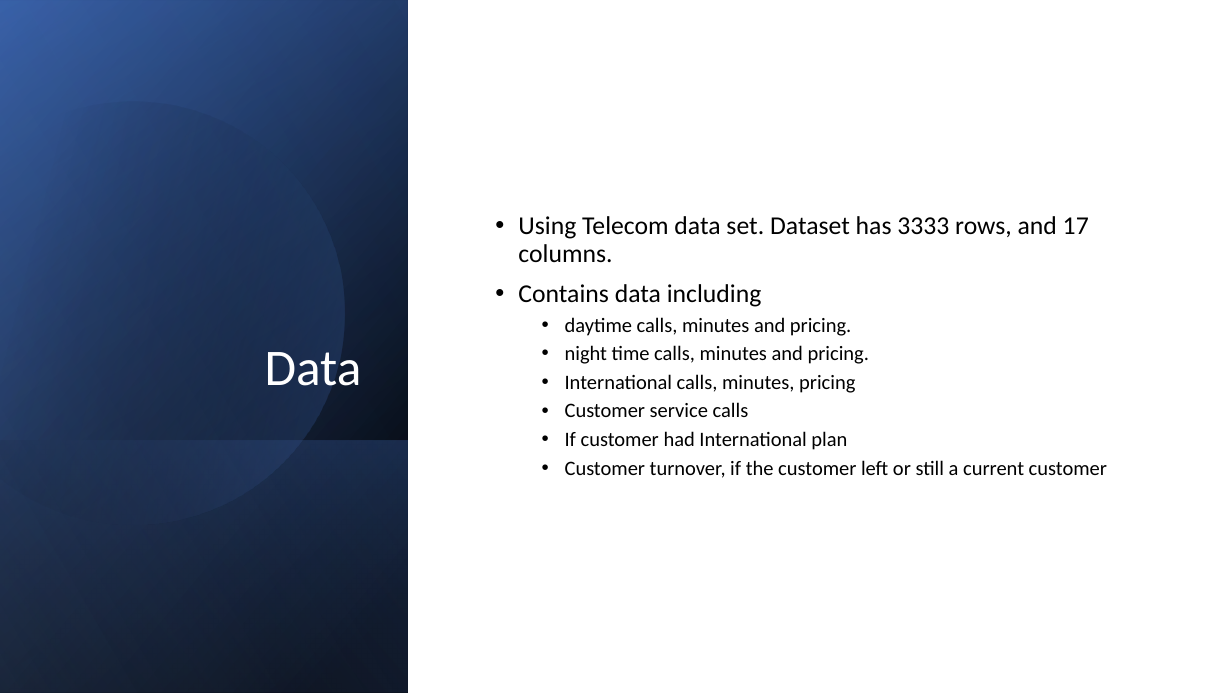
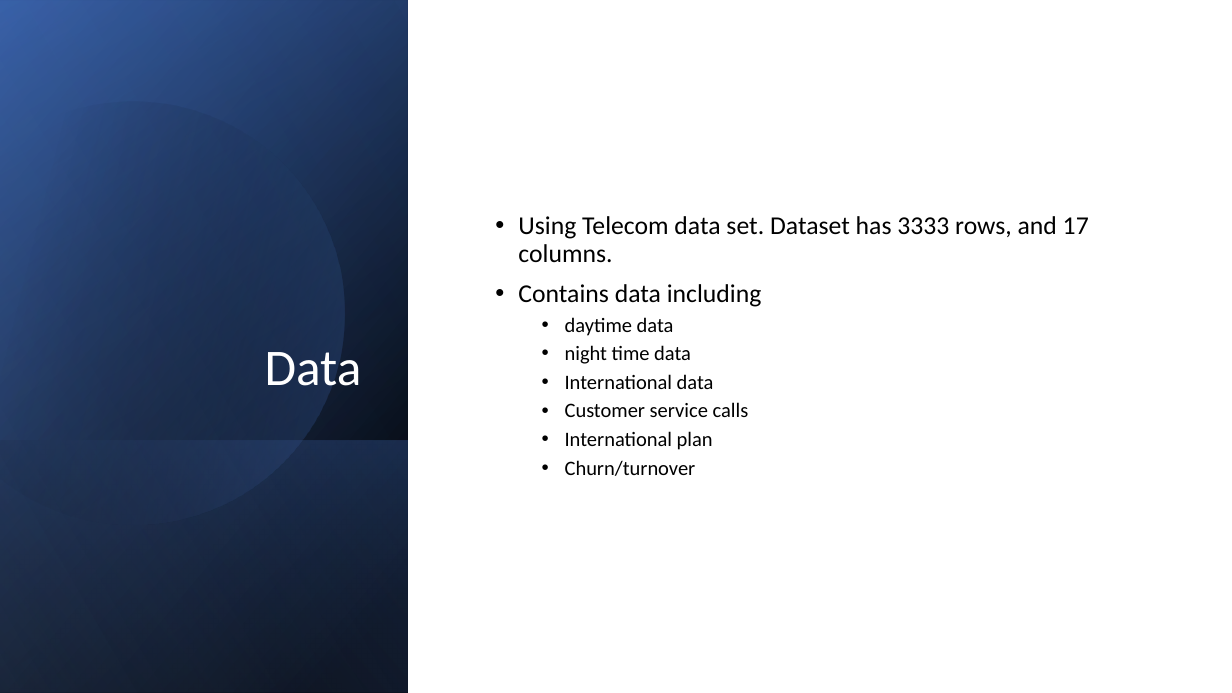
Before and after one commit to carlos-marin1742/dsc-phase-3-project, a slide deck: slide 5 of Phase 3 Presentation.pptx. Drawn at 1232x693 pixels with LibreOffice and Linux fonts; fonts in the diff are those of the drawing. Boxes give left, top, right and bottom in pixels: in the first picture for what was removed or moved away, otherwise in the second. Text is boxed around its words. In the diff, an @@ line names an element or a change of style, - is before the commit and + after.

```diff
--- a/Phase 3 Presentation.pptx
+++ b/Phase 3 Presentation.pptx
@@ text at (565, 317, 714, 389): text changed @@
-  • daytime calls, minutes and pricing.
-  • night time calls, minutes and pricing.
-  • International calls, minutes, pricing
+  • daytime data
+  • night time data
+  • International data
@@ text at (565, 431, 713, 476): text changed @@
-  • If customer had International plan
-  • Customer turnover, if the customer left or still a current customer
+  • International plan
+  • Churn/turnover
```
Also in this commit, not shown: 6 other slides changed, 1 slide added, 7 other files.
